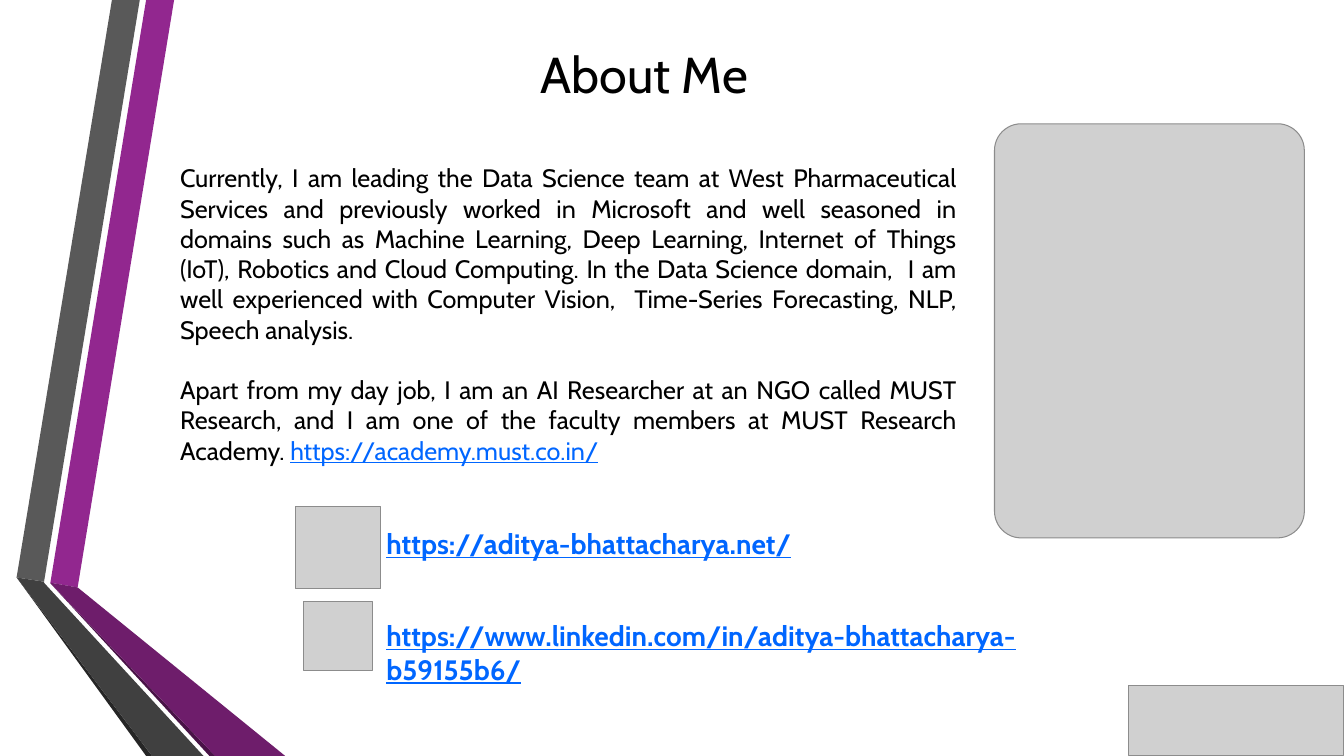
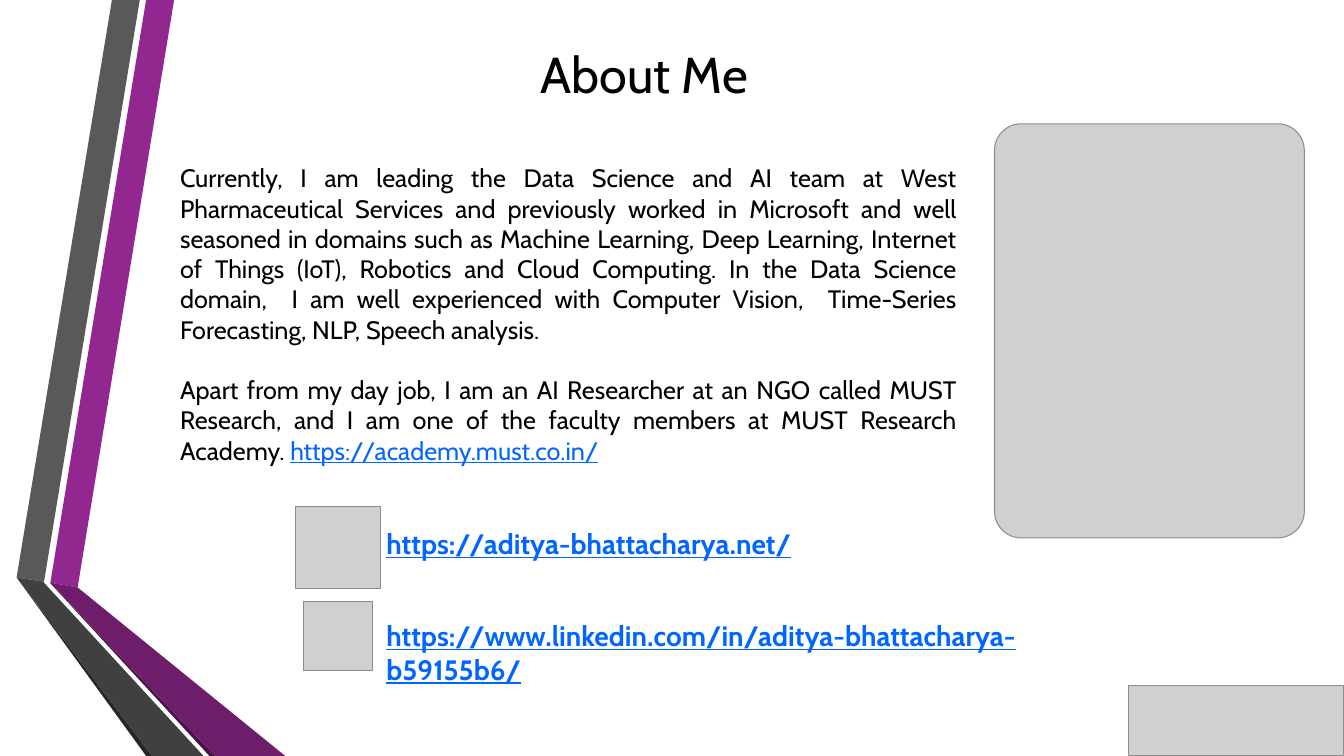
Before and after one commit to adib0073/NUMODRIL, a slide deck: slide 2 of Presentation/GIDS_2020.pptx. Drawn at 1344x756 pixels with LibreOffice and Linux fonts; fonts in the diff are those of the drawing; grey boxes stand for pictures; background and template pictures are left out. Boxes give left, top, right and bottom in pixels: in the first picture for what was removed or moved away, otherwise in the second. Text is boxed around its words. In the diff, an @@ line names an element or a change of style, - is before the commit and + after.

```diff
--- a/Presentation/GIDS_2020.pptx
+++ b/Presentation/GIDS_2020.pptx
@@ text at box(180, 168, 957, 345): text changed @@
-Currently, I am leading the Data Science team at West Pharmaceutical Services and previously worked in Microsoft and well seasoned in domains such as Machine Learning, Deep Learning, Internet of Things (IoT), Robotics and Cloud Computing. In the Data Science domain, I am well experienced with Computer Vision, Time-Series Forecasting, NLP, Speech analysis.
+Currently, I am leading the Data Science and AI team at West Pharmaceutical Services and previously worked in Microsoft and well seasoned in domains such as Machine Learning, Deep Learning, Internet of Things (IoT), Robotics and Cloud Computing. In the Data Science domain, I am well experienced with Computer Vision, Time-Series Forecasting, NLP, Speech analysis.
```
Also in this commit, not shown: 7 other slides changed.
